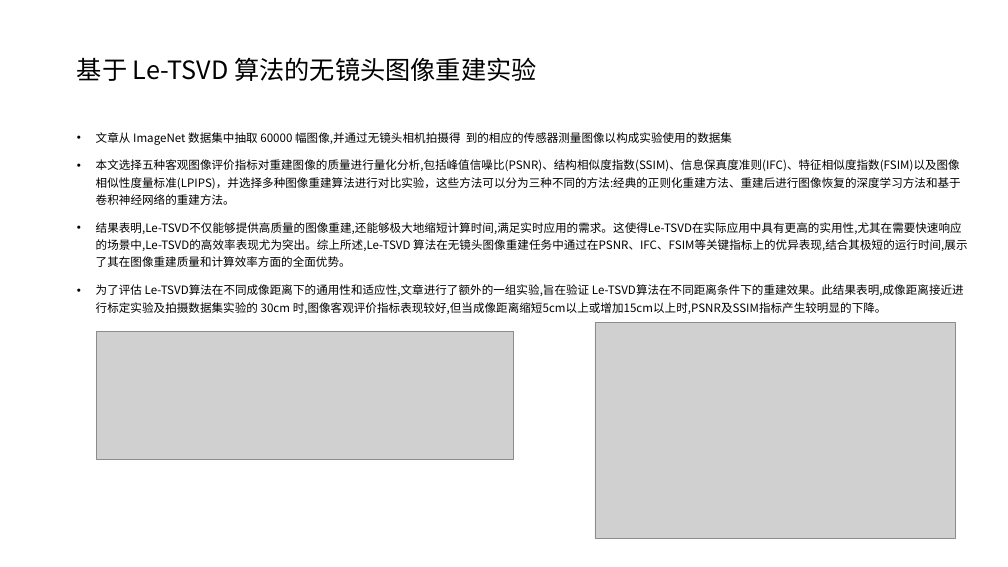
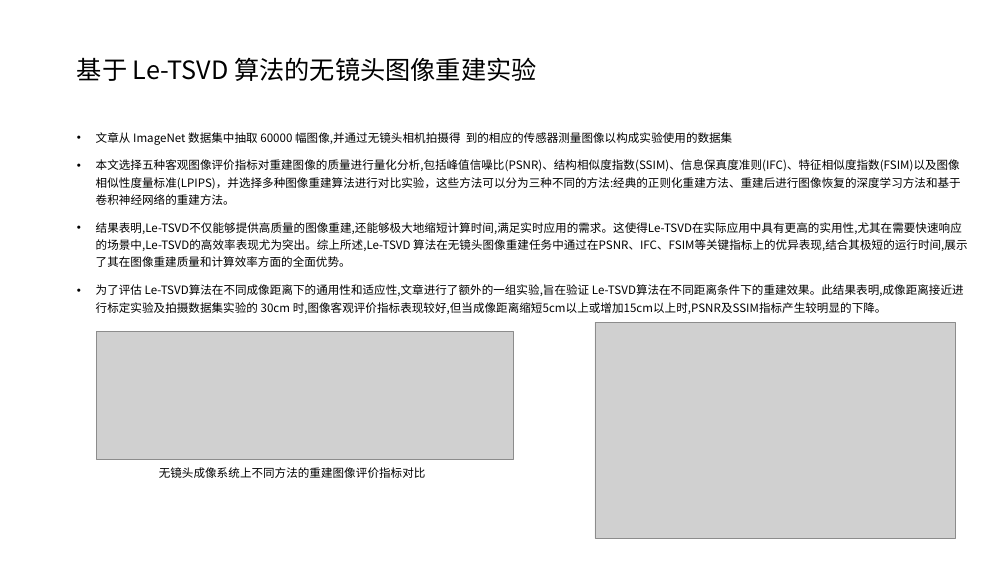
Before and after one commit to saltyfish-orz/group_meeting, a slide deck: slide 4 of 2025.12.22/2025.12.22.pptx. Drawn at 1008x567 pixels with LibreOffice and Linux fonts; fonts in the diff are those of the drawing; grey boxes stand for pictures. Boxes give left, top, right and bottom in pixels: in the first picture for what was removed or moved away, otherwise in the second. Text is boxed around its words. In the diff, an @@ line names an element or a change of style, - is before the commit and + after.

```diff
--- a/2025.12.22/2025.12.22.pptx
+++ b/2025.12.22/2025.12.22.pptx
@@ text added at bbox=[159, 467, 426, 478], 11 pt, text #000000 @@
+无镜头成像系统上不同方法的重建图像评价指标对比
```
Also in this commit, not shown: 5 other slides changed, 8 slides added, 4 slides removed.
